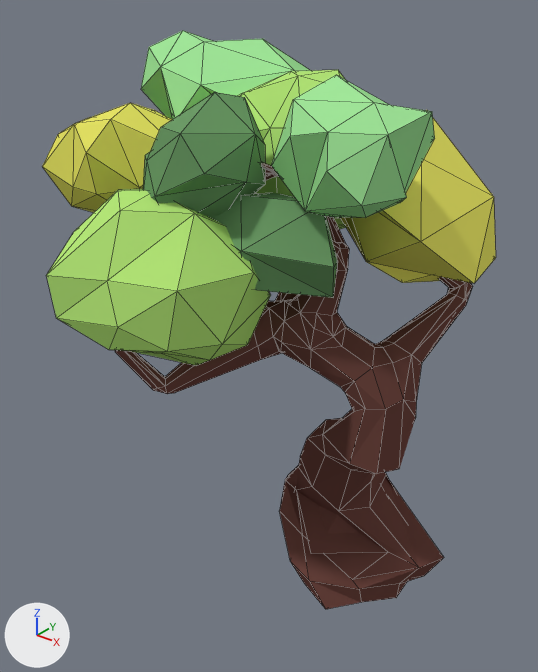
The Blender file GRAPHIC/Models/Oak_tree.blend, before and after one commit.
Rendered twice from a 50 mm lens placed at (4.69, -8.32, 8.73), pointed at (-2.16, 0.24, 3.42). The lights are fixed; the arrows at lower left show +X, +Y and +Z. Mesh edges are drawn as thin lines.

The first picture shows 'Albero.010'.
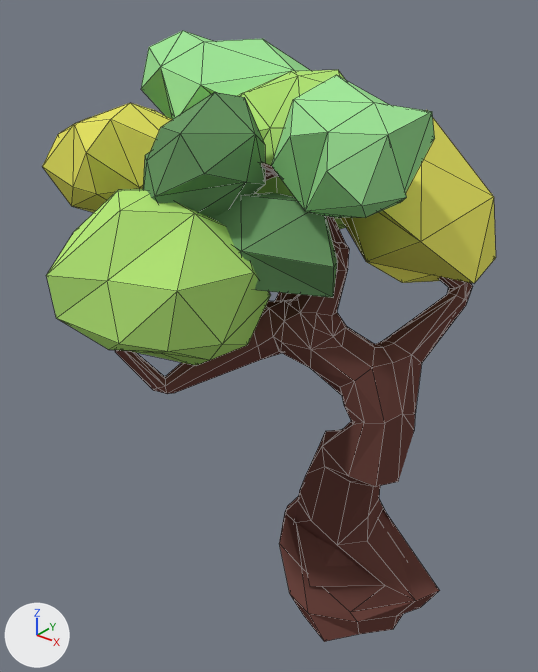
The newer file is also rescaled (x0.676), turned or shifted as a whole; pictures and numbers use the older file's frame.

Scene script edits in JSON lines:
```json
{"block": "me_cube_015", "where": "# used by ob_albero_010; location = (-1.95, 0.0, 4.98)"}
{"op": "remove", "block": "me_cube_015", "code": "me_cube_015.from_pydata(...)  # 1522 vertices, 2450 faces; spans x -4.17..3.18, y -3.35..3.09, z -5.78..2.92"}
{"op": "add", "block": "me_cube_015", "code": "me_cube_015.from_pydata(...)  # 1522 vertices, 2450 faces; spans x -4.17..3.18, y -3.35..3.09, z -6.5..2.92"}
{"block": "me_cube_015", "change": "me_cube_015 part 1: 84 of the vertices in x -0.18..2.98, y -0.77..1.6, z -5.78..-2.98 are moved by (0.0, 0.0, -0.72)"}
{"block": "me_cube_015", "change": "me_cube_015 part 2: all 55 vertices in x 0.99..2.65, y -0.65..0.49, z -3.0..-1.46 are moved by (0.0, 0.0, -0.22)"}
{"block": "me_cube_015", "change": "me_cube_015 part 3"}
{"op": "set", "path": "me_cube_015.vertices[602].co", "old": "(0.06, -3.05, -0.12)", "new": "(0.06, -3.05, -0.34)", "note": "pixel (117, 327) -> pixel (119, 343)"}
```

Boxes [x1, y1, x2, y2] around the edits, measured in the pictures (538 x 672 px; the box of a moved part takes in the faces that stretch with it):
```json
{"object": "Albero.010", "change": "reshaped", "before": [42, 31, 496, 609], "after": [42, 31, 496, 642]}
{"part": 1, "of": "me_cube_015", "change": "moved or reshaped", "before": [280, 457, 444, 609], "after": [279, 491, 440, 642]}
{"part": 2, "of": "me_cube_015", "change": "moved or reshaped", "before": [300, 355, 422, 511], "after": [300, 355, 422, 545]}
{"part": 3, "of": "me_cube_015", "change": "moved or reshaped", "before": [57, 281, 177, 351], "after": [57, 281, 177, 351]}
```
